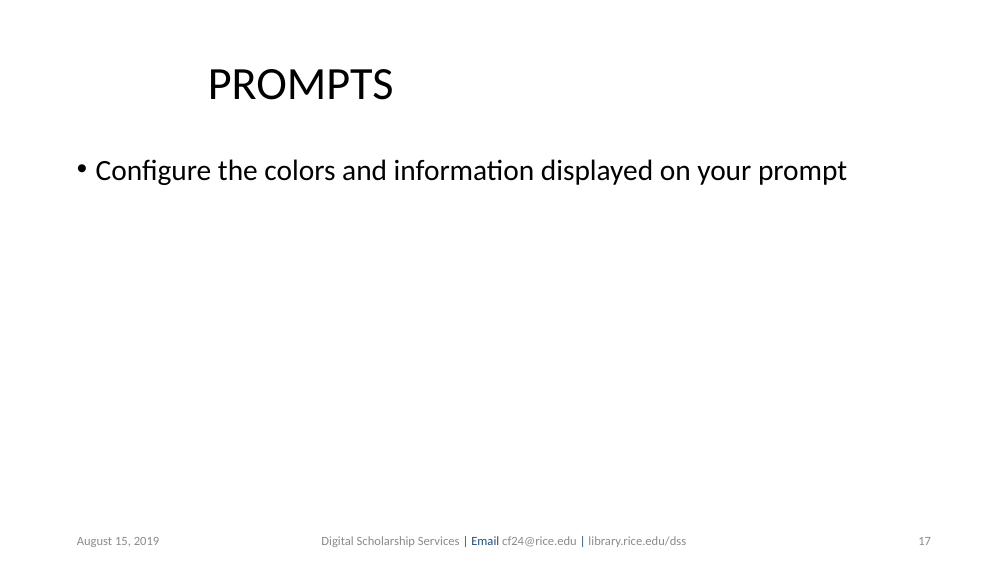
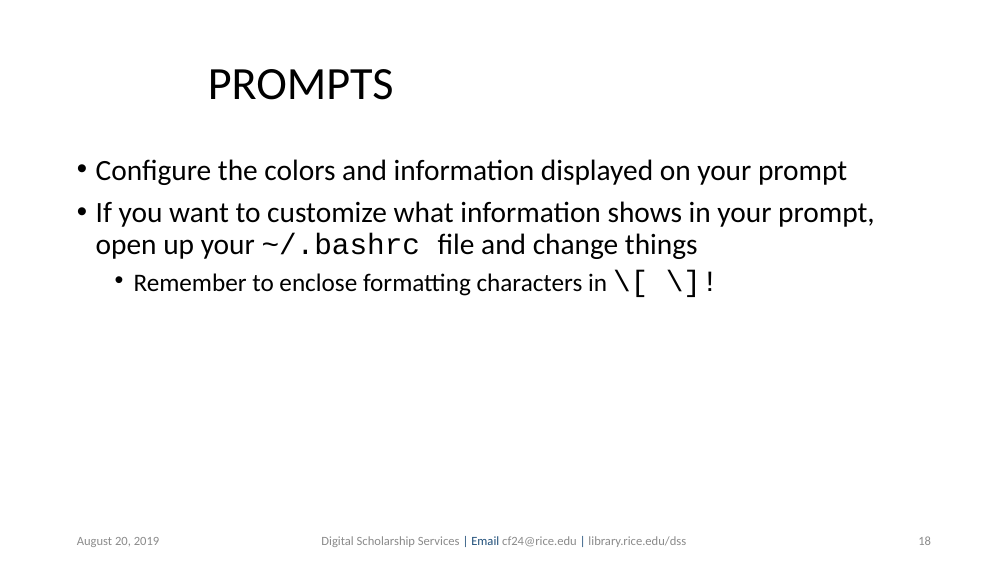
Before and after one commit to bakitybacon/rice-data-and-donuts, a slide deck: slide 18 of bash/Introduction to Bash.pptx (slide 17 before the commit). Drawn at 1008x567 pixels with LibreOffice and Linux fonts; fonts in the diff are those of the drawing; background and template pictures are left out. Boxes give left, top, right and bottom in pixels: in the first picture for what was removed or moved away, otherwise in the second. Text is boxed around its words. In the diff, an @@ line names an element or a change of style, - is before the commit and + after.

```diff
--- a/bash/Introduction to Bash.pptx
+++ b/bash/Introduction to Bash.pptx
@@ text at (x1=96, y1=201, x2=875, y2=296): paragraphs added @@
+• If you want to customize what information shows in your prompt, open up your ~/.bashrc file and change things
+  • Remember to enclose formatting characters in \[ \]!
@@ text at (x1=77, y1=537, x2=160, y2=547): text changed @@
-August 15, 2019
+August 20, 2019
@@ page number at (x1=918, y1=536, x2=931, y2=545): text changed @@
-17
+18
```
Also in this commit, not shown: 41 other slides changed, 6 slides added, 1 slide removed.
